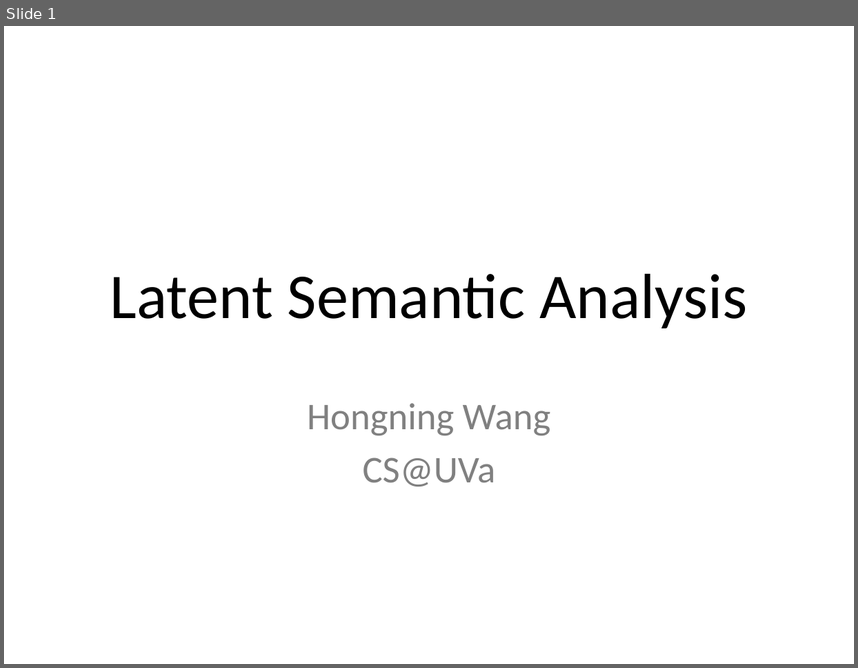
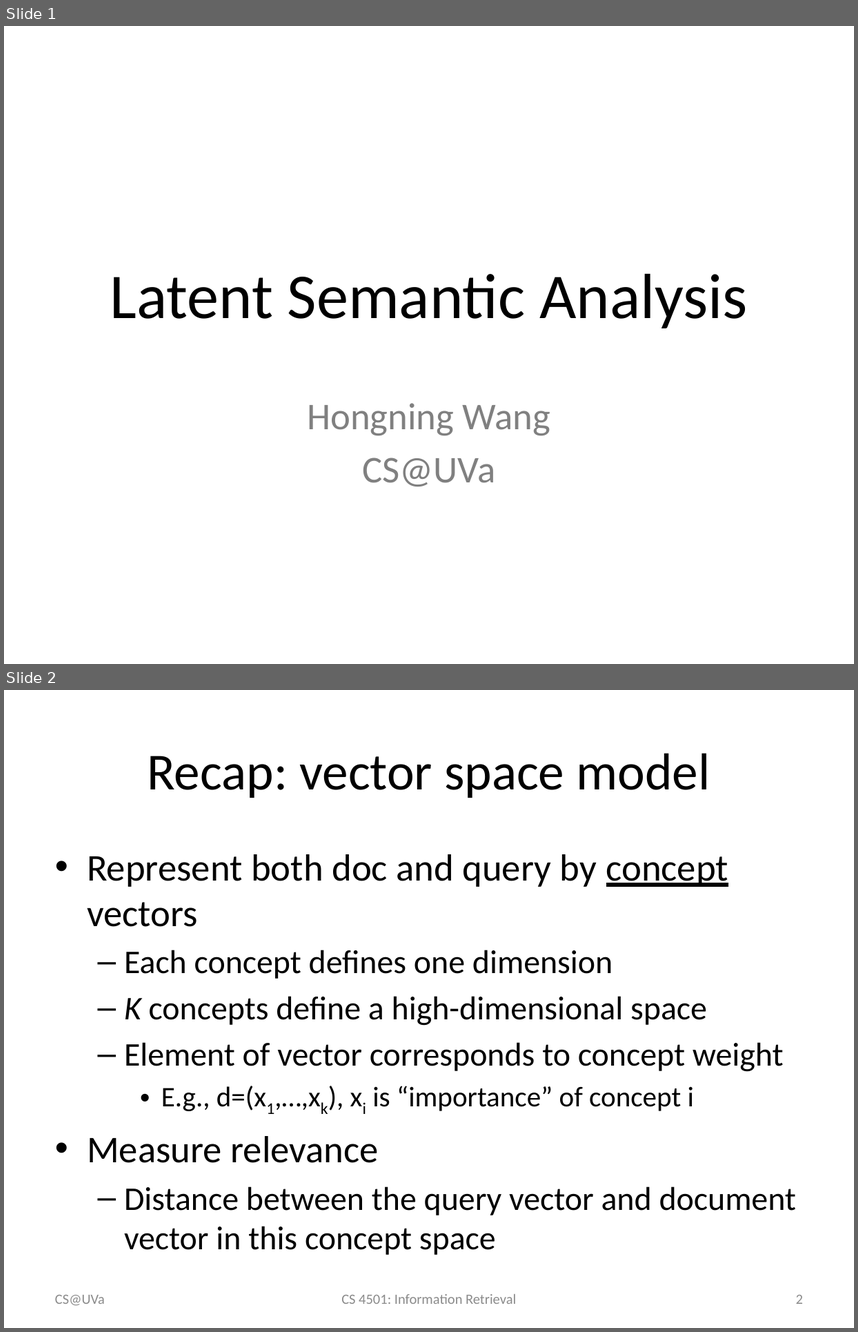
Before and after one commit to wang296/IR2015, a slide deck: docs/Latent Semantic Analysis.pptx. Shown one above the other, each under a label of ours: slide 1 before the commit, slides 1 and 2 after it. The pictures are 858x668 and 858x1332 pixels, drawn with LibreOffice and Linux fonts; fonts in the diff are those of the drawing. Boxes give left, top, right and bottom in pixels: in the first picture for what was removed or moved away, otherwise in the second. Text is boxed around its words. In the diff, an @@ line names an element or a change of style, - is before the commit and + after.

```diff
--- a/docs/Latent Semantic Analysis.pptx
+++ b/docs/Latent Semantic Analysis.pptx
@@ slide 2 added at <box>4,690,854,1328</box>, background #FFFFFF @@
@@ title added at <box>147,753,710,798</box>, 44 pt, text #000000 @@
+Recap: vector space model
@@ text added at <box>87,854,796,1254</box>, 28 pt, text #000000 @@
+• Represent both doc and query by concept vectors
+  – Each concept defines one dimension
+  – K concepts define a high-dimensional space
+  – Element of vector corresponds to concept weight
+    • E.g., d=(x1,…,xk), xi is “importance” of concept i
+• Measure relevance
+  – Distance between the query vector and document vector in this concept space
@@ text added at <box>55,1294,105,1305</box>, 12 pt, text #8C8C8C @@
+CS@UVa
@@ text added at <box>341,1294,516,1303</box>, 12 pt, text #8C8C8C @@
+CS 4501: Information Retrieval
@@ page number added at <box>796,1294,803,1303</box>, 12 pt, text #8C8C8C @@
+2
```
Also in this commit, not shown: 22 slides changed, 6 other slides added, 4 other files.
